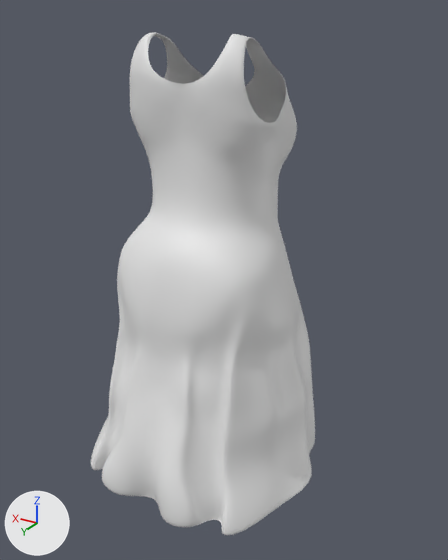
Renders of the FBX model Assets/Models/Humans/Nora/SeparatedOutfits/TartanDress.fbx from each side of a commit.
The view is the same before and after, from a 50 mm lens placed at (-1.9, 3.05, 3.79), pointed at (-0.15, 0.14, 2.34). The axes (+X, +Y, +Z) are drawn at lower left. The lights are the same throughout. The older version comes first.

In view in the first picture: 'Nora A.workDressTwoSeparated'.
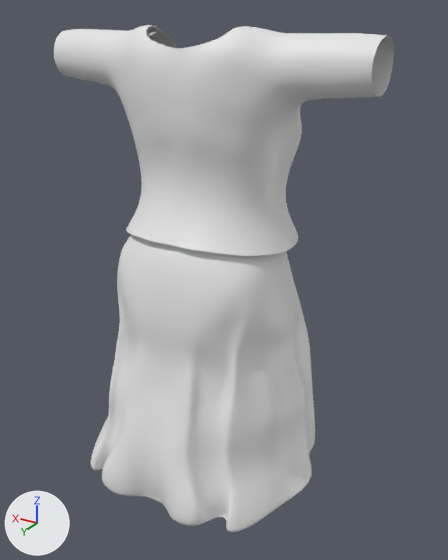
Changed parts and their boxes (x1, y1, x2, y2) in the pictures (448 x 560 px; the box of a moved part takes in the faces that stretch with it):
'Nora A.workDressTwoSeparated', reshaped
    before: (91, 32, 315, 535)
    after: (91, 32, 315, 532)
'Nora A.workDressTwoCardiSeparated', added
    after: (54, 25, 394, 256)
part 1 of me_nora_dress_camisole_full_skirtmesh_002, moved or reshaped
    before: (143, 33, 289, 535)
    after: (143, 32, 286, 532)

The edits, one by one:
Material 'Nora A.workDressTwoCardi' (mat_nora_a_workdresstwocardi) is new.
Its base color is (0.8, 0.8, 0.8) (white #e7e7e7).
me_nora_dress_camisole_full_skirtmesh_002 is used by ob_nora_a_workdresstwoseparated; location (0.001, 0.087, 2.605).
me_nora_dress_camisole_full_skirtmesh_002 had 22987 vertices, 22766 faces and spanned x -0.76..0.76, y -0.53..0.77, z -1.6..1.1.
me_nora_dress_camisole_full_skirtmesh_002 now has 22919 vertices, 22704 faces and spans x -0.76..0.76, y -0.53..0.73, z -1.6..1.1.
me_nora_dress_camisole_full_skirtmesh_002 part 1: 1711 vertices moved from x -0.69..0.32, y -0.49..0.77, z -1.57..1.09 to x -0.69..0.32, y -0.49..0.73, z -1.58..1.09; 1736 vertices removed from x -0.48..0.31, y -0.46..0.77, z -1.57..1.09; 1668 vertices added at x -0.49..0.32, y -0.49..0.71, z -1.58..1.02.
Other edits to the shape of me_nora_dress_camisole_full_skirtmesh_002 do not show in these pictures.
Mesh me_nora_ruffle_sleeve_peasantblousemesh_002 is new.
It has 4190 vertices, 4044 faces and spans x -0.98..0.98, y -0.36..0.48, z 2.56..3.74.
It uses material mat_nora_a_workdresstwocardi (white #e7e7e7).
Object 'Nora A.workDressTwoCardiSeparated' (ob_nora_a_workdresstwocardiseparated) is new; it shows me_nora_ruffle_sleeve_peasantblousemesh_002.
Its location is (0.0, 0.0, 0.0).
